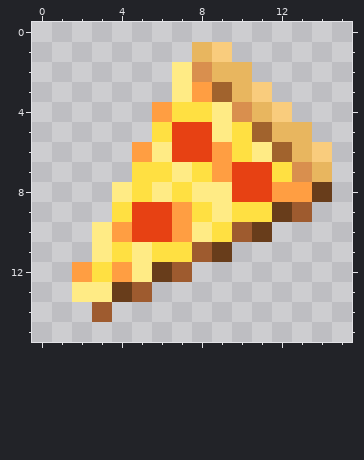
Two states of a pixel-art sprite, textures/items/pizza.png. The picture above is the old version.
The file is 16x16 pixels. Colours within 5 levels of each other are drawn and written as one.
The same view after the edit:
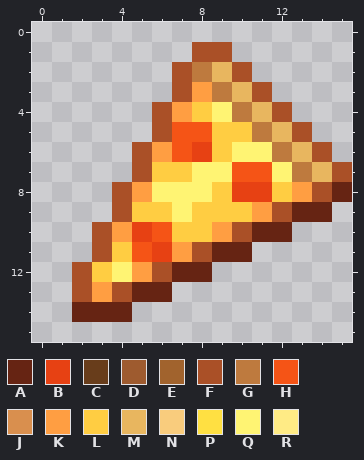
Palette (. is transparent): A #662413  B #e74113  C #683d1b  D #9e5b2f  E #a1632d  F #aa5027  G #be7a3e  H #f55416  J #d98f4e  K #ff9e42  L #ffcd42  M #e8b65f  N #f9cc7d  P #ffe042  Q #fff473  R #ffeb85
Change:
Changed rows in their new state; - is an unchanged pixel.
first column x 2:
 1 ------FF------
 2 -----FG-F-----
 3 -----F-G-F----
 4 ----FKLQG-F---
 5 ----FHHLLG-F--
 6 ---FKH-LQQG-F-
 7 ---FLLQQHHQG-F
 8 --FKQQQL--L-FA
 9 --FLLQLLLKFAA-
10 -F--HLLKFAA---
11 -FLHBKFAA-----
12 FLQKFAA-------
13 FKFAA---------
14 AAA-----------
